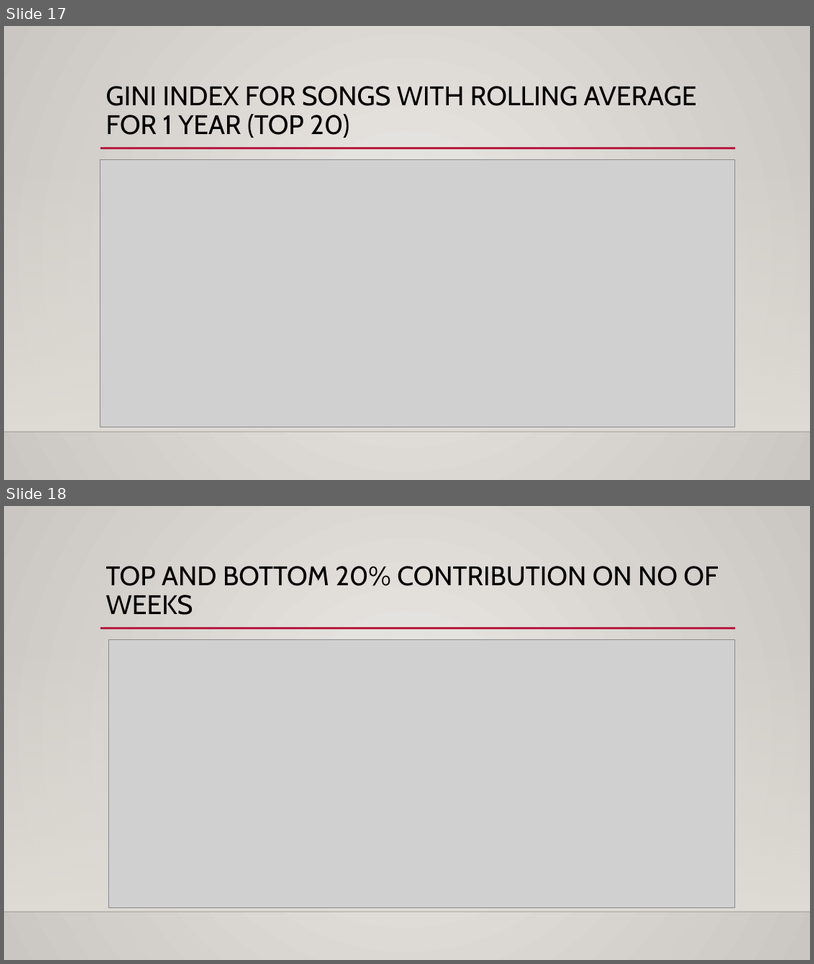
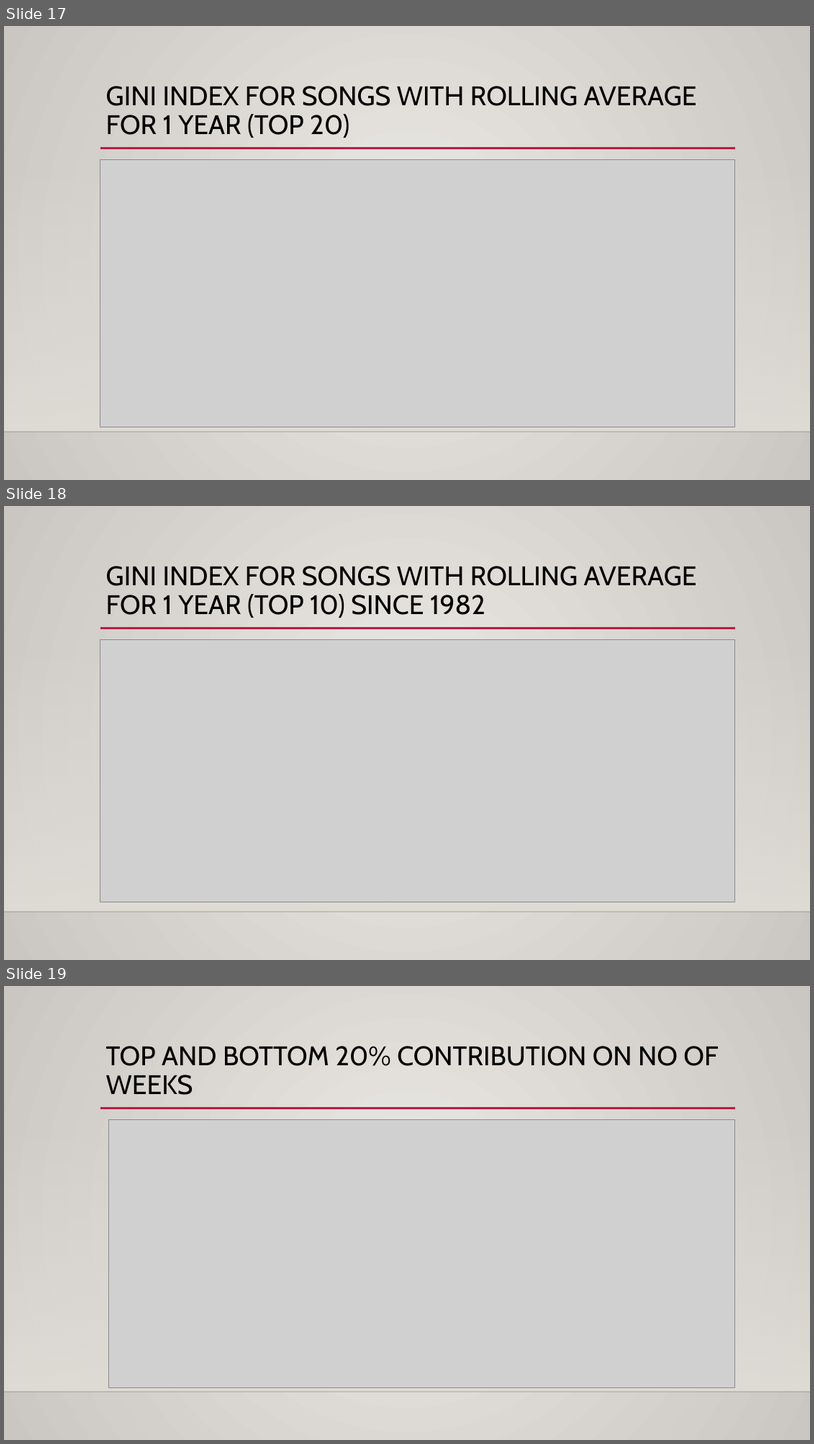
Before and after one commit to VijayanB/ISI-Directed-Research, a slide deck: week12/Movies.pptx. Shown one above the other, each under a label of ours: slides 17 and 18 before the commit, slides 17, 18 and 19 after it. The pictures are 814x964 and 814x1444 pixels, drawn with LibreOffice and Linux fonts; fonts in the diff are those of the drawing; grey boxes stand for pictures; background and template pictures are left out. Boxes give left, top, right and bottom in pixels: in the first picture for what was removed or moved away, otherwise in the second. Text is boxed around its words. In the diff, an @@ line names an element or a change of style, - is before the commit and + after.

```diff
--- a/week12/Movies.pptx
+++ b/week12/Movies.pptx
@@ slide 18 added at (x1=4, y1=506, x2=810, y2=960), background gradient #ECEAE7 to #CAC7C1; not listed: 3 template elements that a slide beside it also shows @@
@@ title added at (x1=106, y1=566, x2=697, y2=618), 32 pt, text #000000 @@
+GINI INDEX FOR SONGS WITH ROLLING AVERAGE FOR 1 YEAR (TOP 10) SINCE 1982
@@ picture added at (x1=100, y1=639, x2=736, y2=901) @@
@@ what was slide 18 is now slide 19 @@
```
Also in this commit, not shown: 6 other files.
